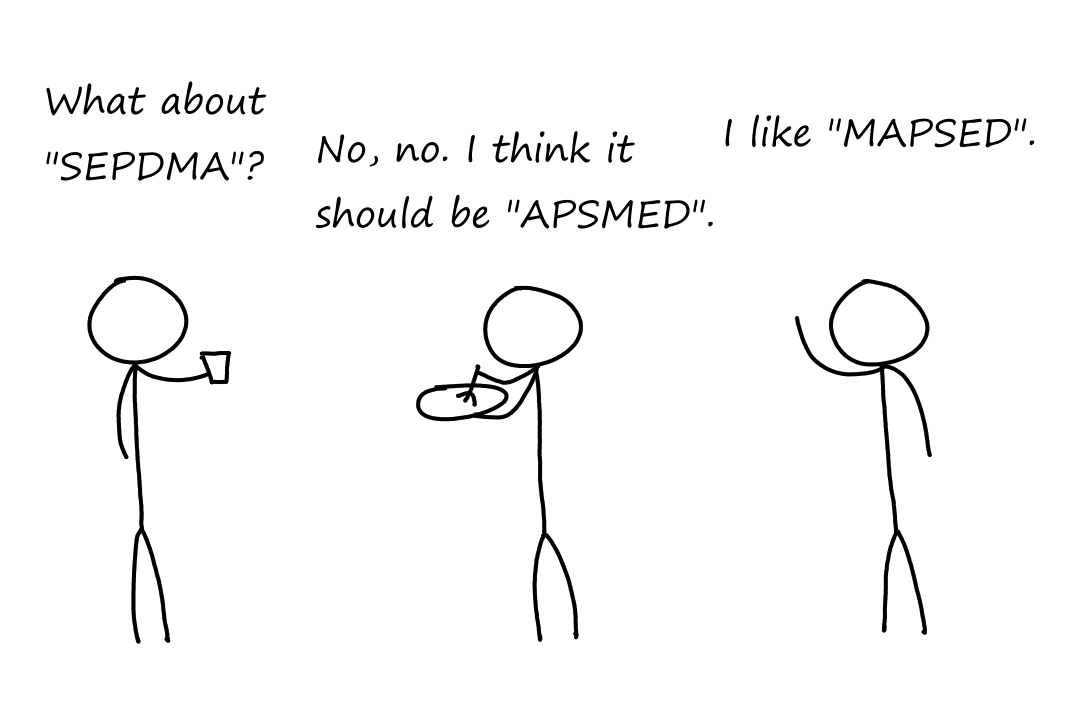
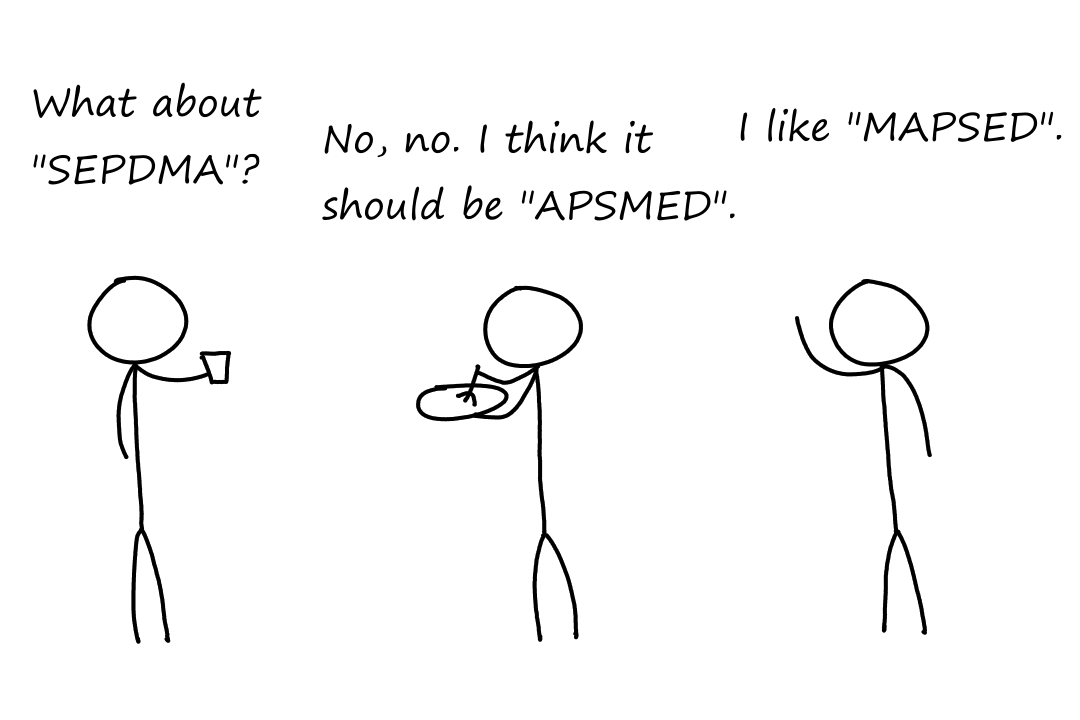
Comparing the layer stacks of the two (1080, 720) images. Changes:
painted on "Person 3" over [315, 196, 735, 229]
painted on "Person 1" over [315, 214, 580, 229]
